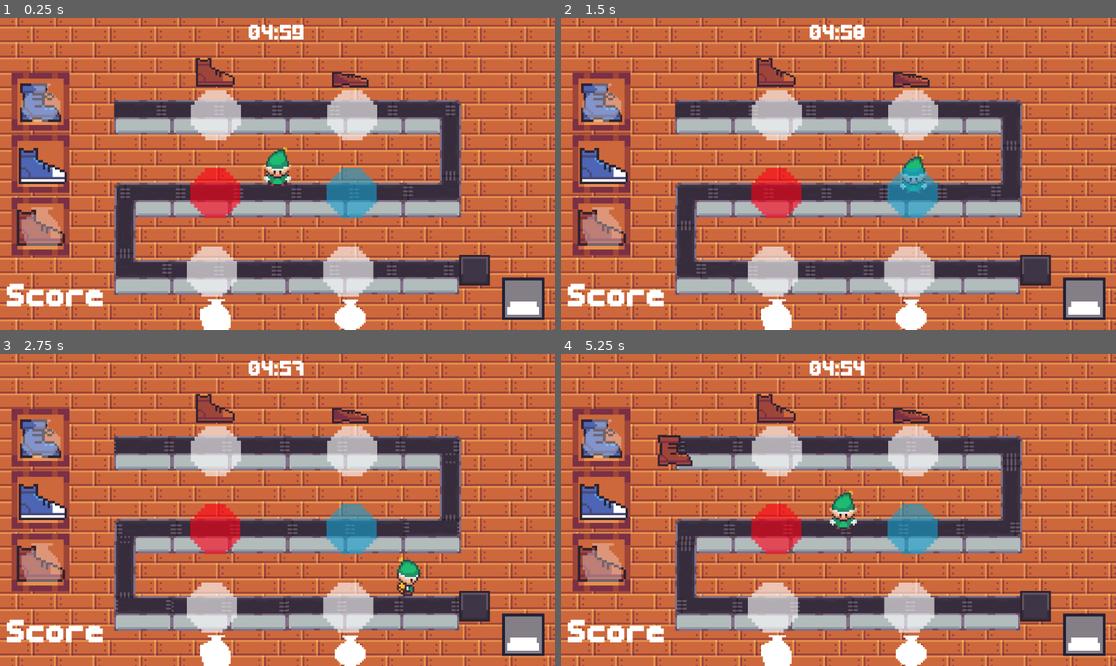
Above: before the commit, frames 1-4 (two rows, left to right).
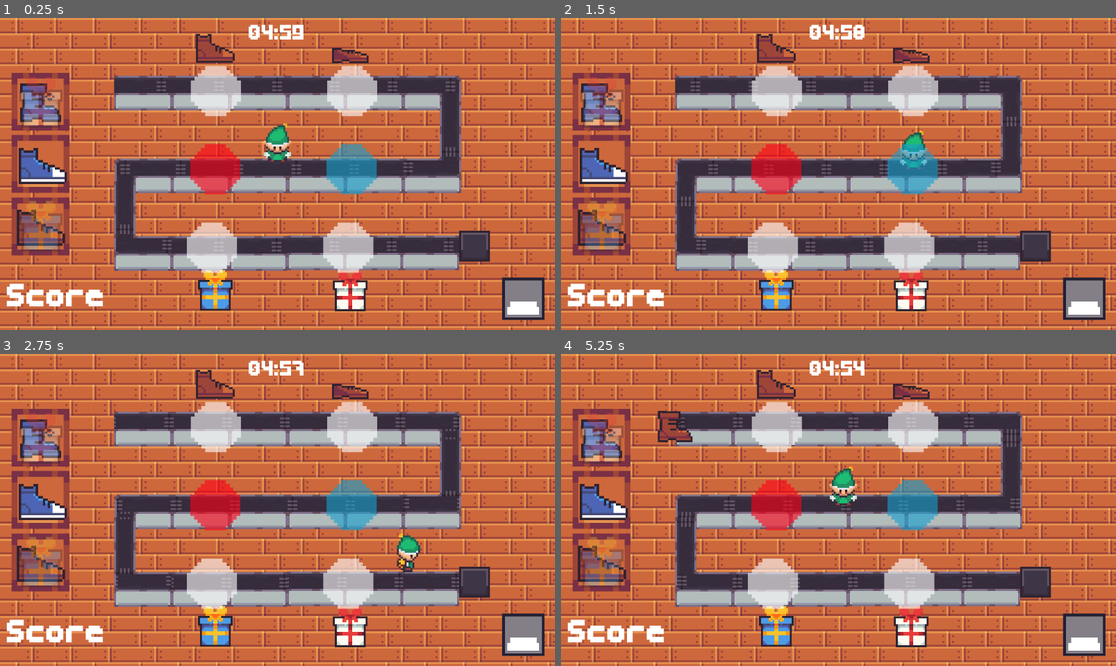
Above: after the commit, the same moments.

Repository: Ikuwanne/little-guy-jam
Game: Godot game, scene res://scenes/main.tscn
Same seed, same stepped clock (60 frames per second), same inputs: the game is played once before the commit and once after it.
Inputs:
- Up to frame 1 (0.25 s): no input
- Up to frame 2 (1.5 s): hold Right (ui_right) 0.53-1.28 s; tap Space (Interact) at 0.6, 1.35 s; hold Down (ui_down) from 1.28 s (still down)
- Up to frame 3 (2.75 s): release Down (ui_down) at 2.03 s; hold Right (ui_right) from 2.03 s (still down); tap Space (Interact) at 2.1 s
- Up to frame 4 (5.25 s): release Right (ui_right) at 2.78 s; hold Up (ui_up) 2.78-3.53 s; tap Space (Interact) every 0.75 s from 2.85 to 5.1 s; hold Left (ui_left) 3.53-5.03 s; hold Down (ui_down) from 5.03 s (still down)

The runs differ from the first frame. In frame 1, 66% of the frame differs, in the area x 0-100%, y 0-100%; in frame 2, 66%; in frame 3, 66%; in frame 4, 66%.

Commit message:
Cherry_Cake.pptx

Diff:
--- a/scenes/main.tscn
+++ b/scenes/main.tscn
@@ -964,6 +964,7 @@
 
 [node name="Camera2D" type="Camera2D" parent="." unique_id=1602877310]
 unique_name_in_owner = true
+offset = Vector2(0, 50)
 
 [node name="Timer" type="Timer" parent="." unique_id=1076778620]
 wait_time = 300.0
Binary file changed: assets/package_1.png
Binary file changed: assets/package_2.png
